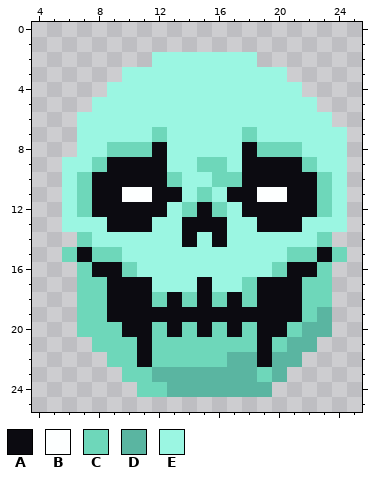
Pixel-art sprite: assets/non-animations/skill.png. The picture above is the old version.
The file is 32x32 pixels. Shown: x 4..25, y 0..25.
Palette (. is transparent): A #0c0b11  B #fdffff  C #6ed7ba  D #5ab5a1  E #9bf6e2
Pixels before, first column x 6:
 2 ......EEEEEEE......
 3 ....EEEEEEEEEEE....
 4 ...EEEEEEEEEEEEE...
 5 ..EEEEEEEEEEEEEEE..
 6 .EEEEEEEEEEEEEEEEE.
 7 .EEEEECEEEEECEEEEEE
 8 .EECCCAEEEEEACCCEEE
 9 EECAAAAEECCEAAAACEE
10 ECAAAAACEECCAAAAACE
11 ECAABBAAECEAABBAACE
12 ECAAAAAECACEAAAAACE
13 EEEAAAEEAAAEEAAAEEE
14 .CEEEEEEAEAEEEEEEC.
15 CACCEEEEEEEEEEECCAC
16 .CAACEEEEEEEEECAAC.
17 .CCAAAEEEAEECAAACC.
18 .CCAAACACACACAAACC.
19 .CCAAAAAAAAAAAAACD.
20 .CCCAACACACACAACDD.
21 ..CCCACCCCCCCACDD..
22 ...CCACCCCCDDADD...
23 ....CCDDDDDDDCD....
24 .....CCDDDDDDD.....
And afterwards:
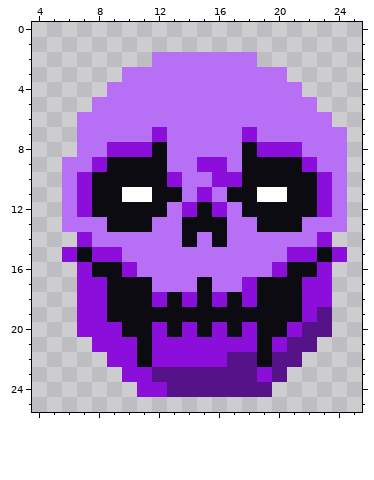
Commit message: feat: purple skull
The edit:
Colour C changes from #6ed7ba to #8b0edb.
Colour D changes from #5ab5a1 to #561288.
Colour E changes from #9bf6e2 to #b76ff6.
Where, in picture pixels (left, top, right, bottom), the same in both pictures:
changed: (62, 52, 347, 397)
